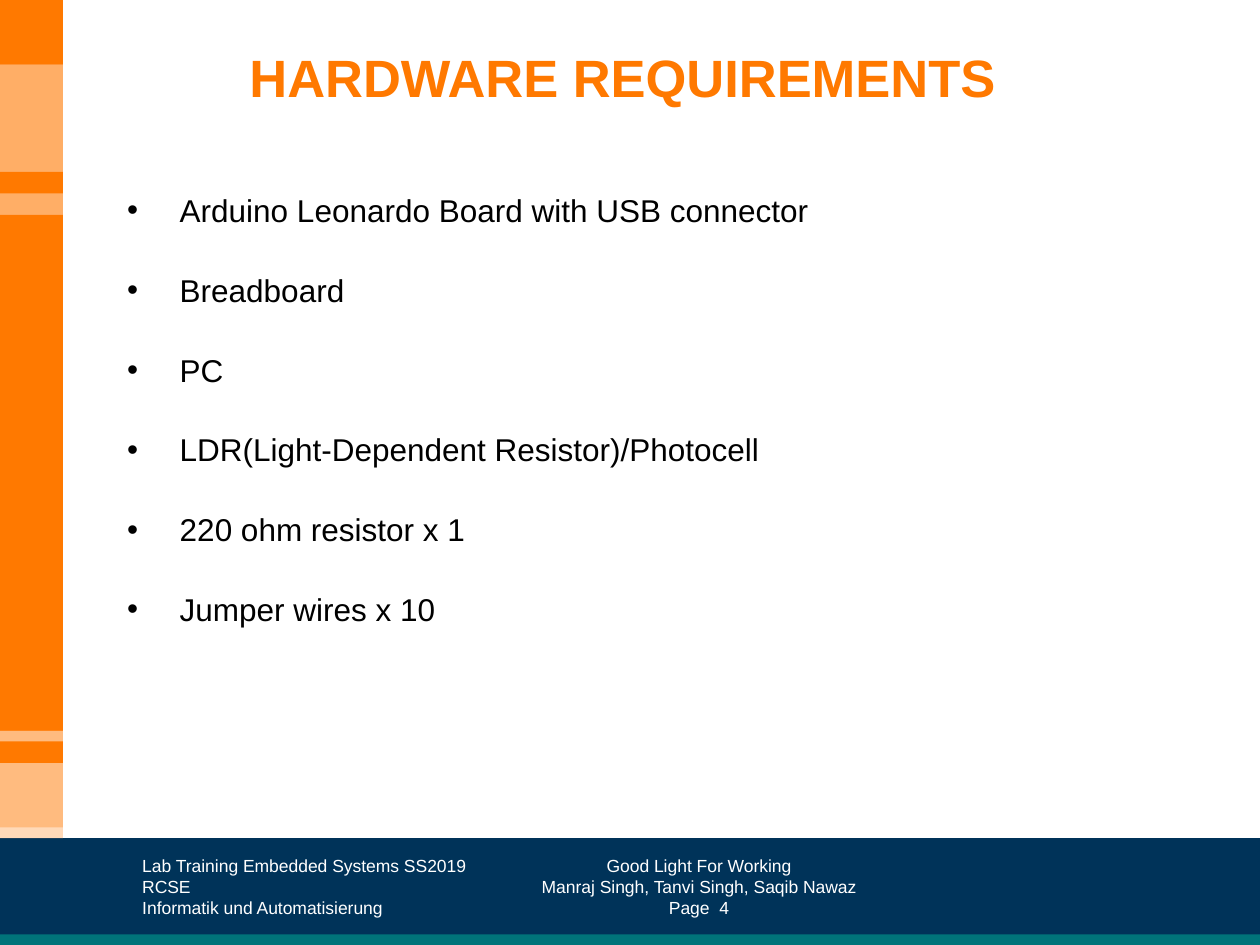
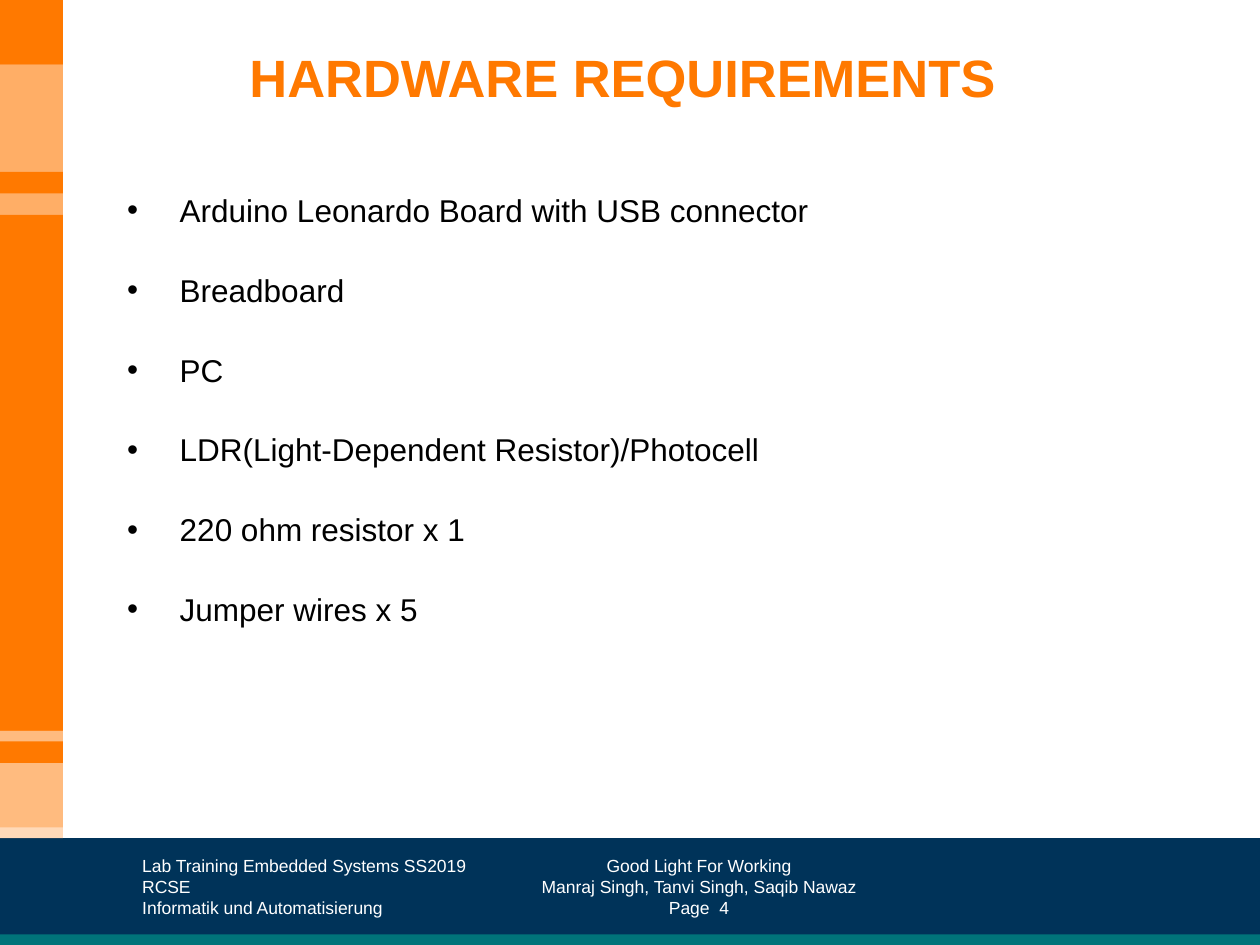
Before and after one commit to TanviSingh01/Good-Light-For-Working, a slide deck: slide 4 of Presentation/Good Light For Working.pptx. Drawn at 1260x945 pixels with LibreOffice and Linux fonts; fonts in the diff are those of the drawing; background and template pictures are left out. Boxes give left, top, right and bottom in pixels: in the first picture for what was removed or moved away, otherwise in the second. Text is boxed around its words. In the diff, an @@ line names an element or a change of style, - is before the commit and + after.

```diff
--- a/Presentation/Good Light For Working.pptx
+++ b/Presentation/Good Light For Working.pptx
@@ text at bbox=[180, 598, 418, 627]: text changed @@
-• Jumper wires x 10
+• Jumper wires x 5
```
Also in this commit, not shown: 1 other slide changed.
